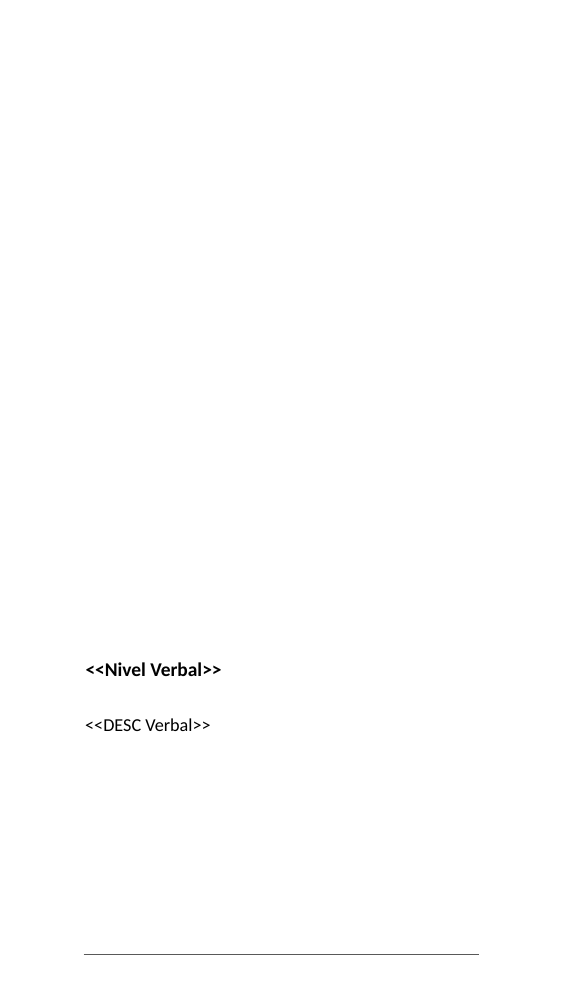
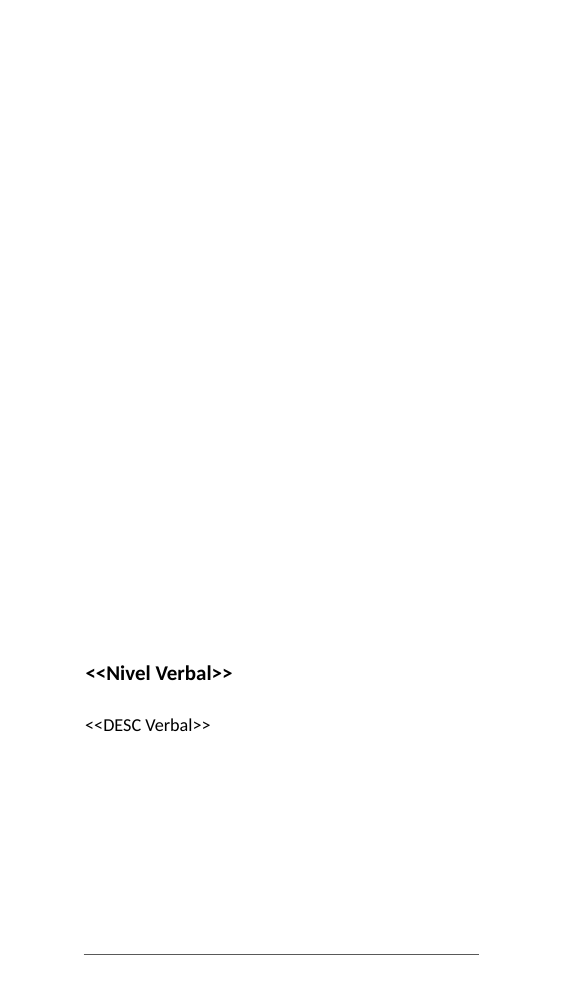
Before and after one commit to gero-educacion/reportgen, a slide deck: slide 37 of assets/Template_Autoconocimiento 2.0 (completo).pptx. Drawn at 567x1008 pixels with LibreOffice and Linux fonts; fonts in the diff are those of the drawing; background and template pictures are left out. Boxes give left, top, right and bottom in pixels: in the first picture for what was removed or moved away, otherwise in the second. Text is boxed around its words. In the diff, an @@ line names an element or a change of style, - is before the commit and + after.

```diff
--- a/assets/Template_Autoconocimiento 2.0 (completo).pptx
+++ b/assets/Template_Autoconocimiento 2.0 (completo).pptx
@@ text "<<Nivel Verbal>>" at bbox=[86, 665, 233, 680]: size 27.8 to 30 pt; line spacing 1.05 to 1.15 @@
```
Also in this commit, not shown: 3 other slides changed, 10 other files.
